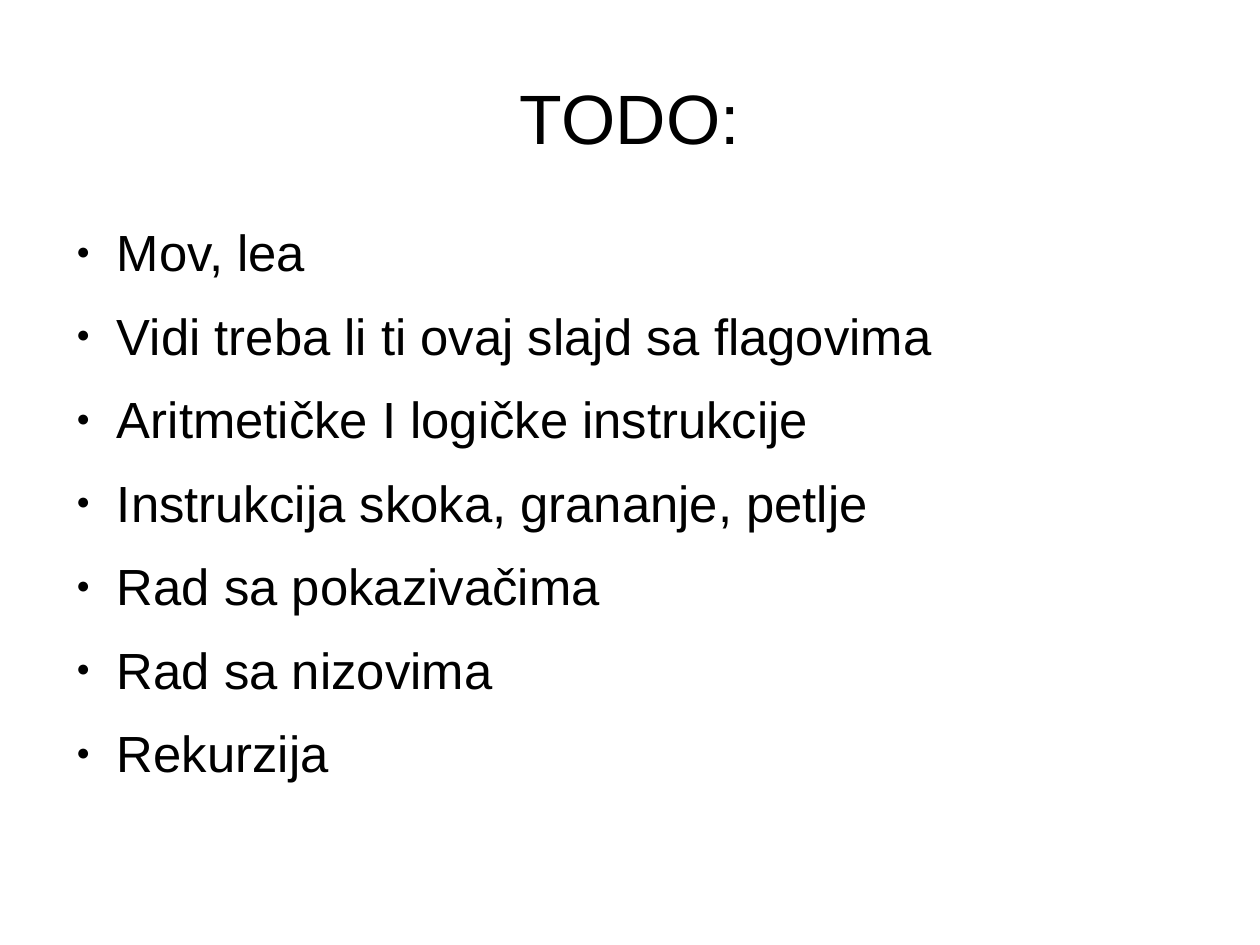
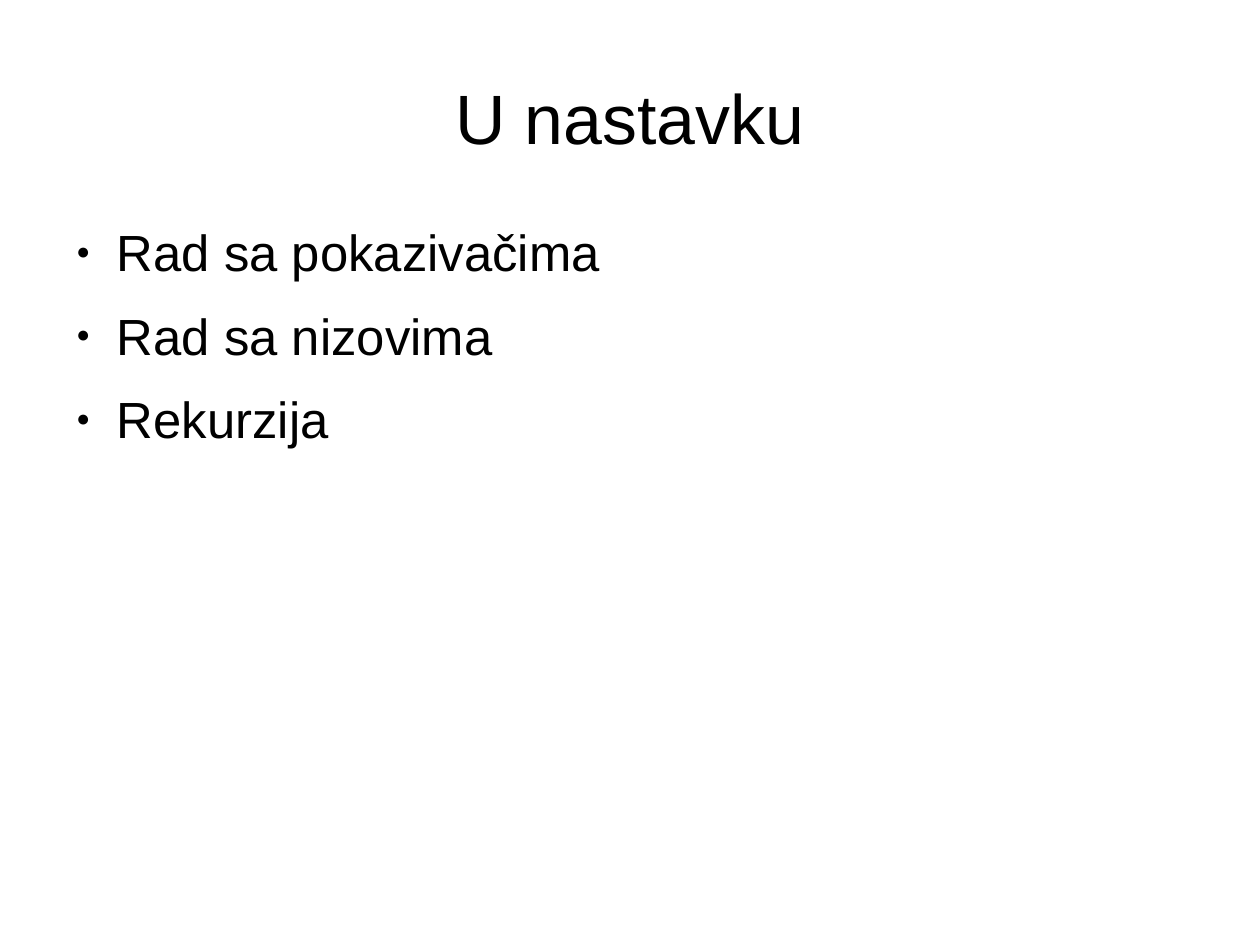
Before and after one commit to NikolaMilev/assembler-prezentacije, a slide deck: slide 31 of cas01/prez.odp (slide 22 before the commit). Drawn at 1260x945 pixels with LibreOffice and Linux fonts; fonts in the diff are those of the drawing. Boxes give left, top, right and bottom in pixels: in the first picture for what was removed or moved away, otherwise in the second. Text is boxed around its words. In the diff, an @@ line names an element or a change of style, - is before the commit and + after.

Commit message:
Dodate aritmeticke i logicke instrukcije, kao i instrukcije poredjenja i kontrole toka

```diff
--- a/cas01/prez.odp
+++ b/cas01/prez.odp
@@ title at (455,93,804,145): text changed @@
-TODO:
+U nastavku
@@ text at (117,234,931,532): paragraphs removed @@
-● Mov, lea
-● Vidi treba li ti ovaj slajd sa flagovima
-● Aritmetičke I logičke instrukcije
-● Instrukcija skoka, grananje, petlje
```
Also in this commit, not shown: 7 other slides changed, 9 slides added, 4 other files.
